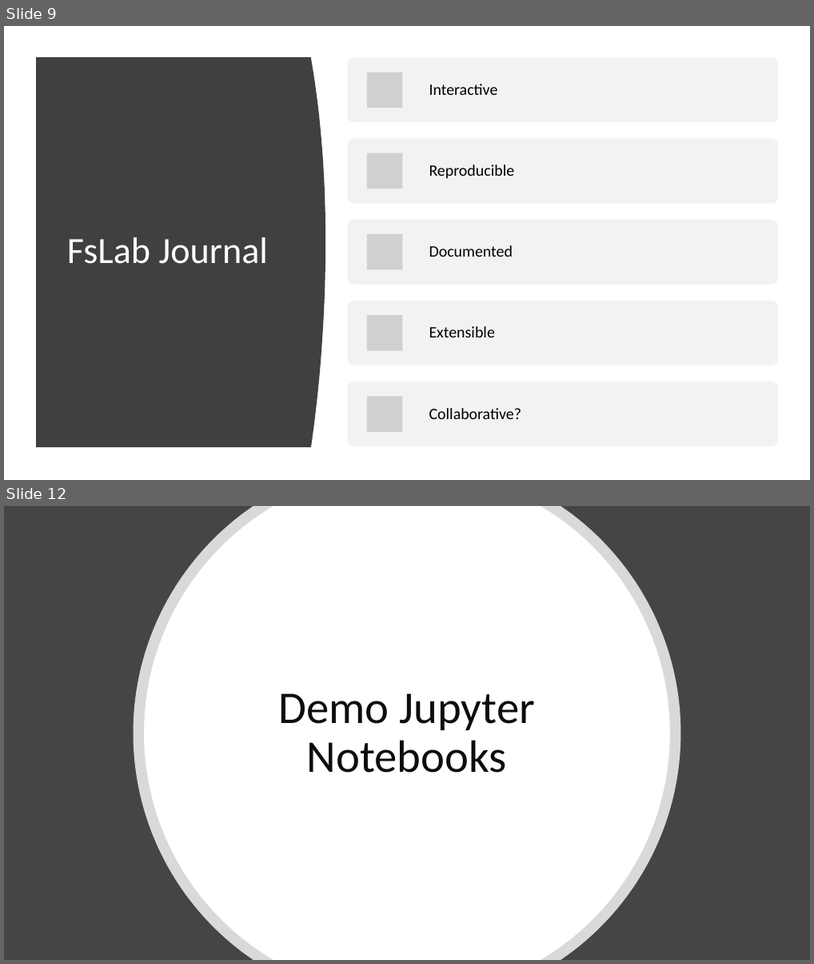
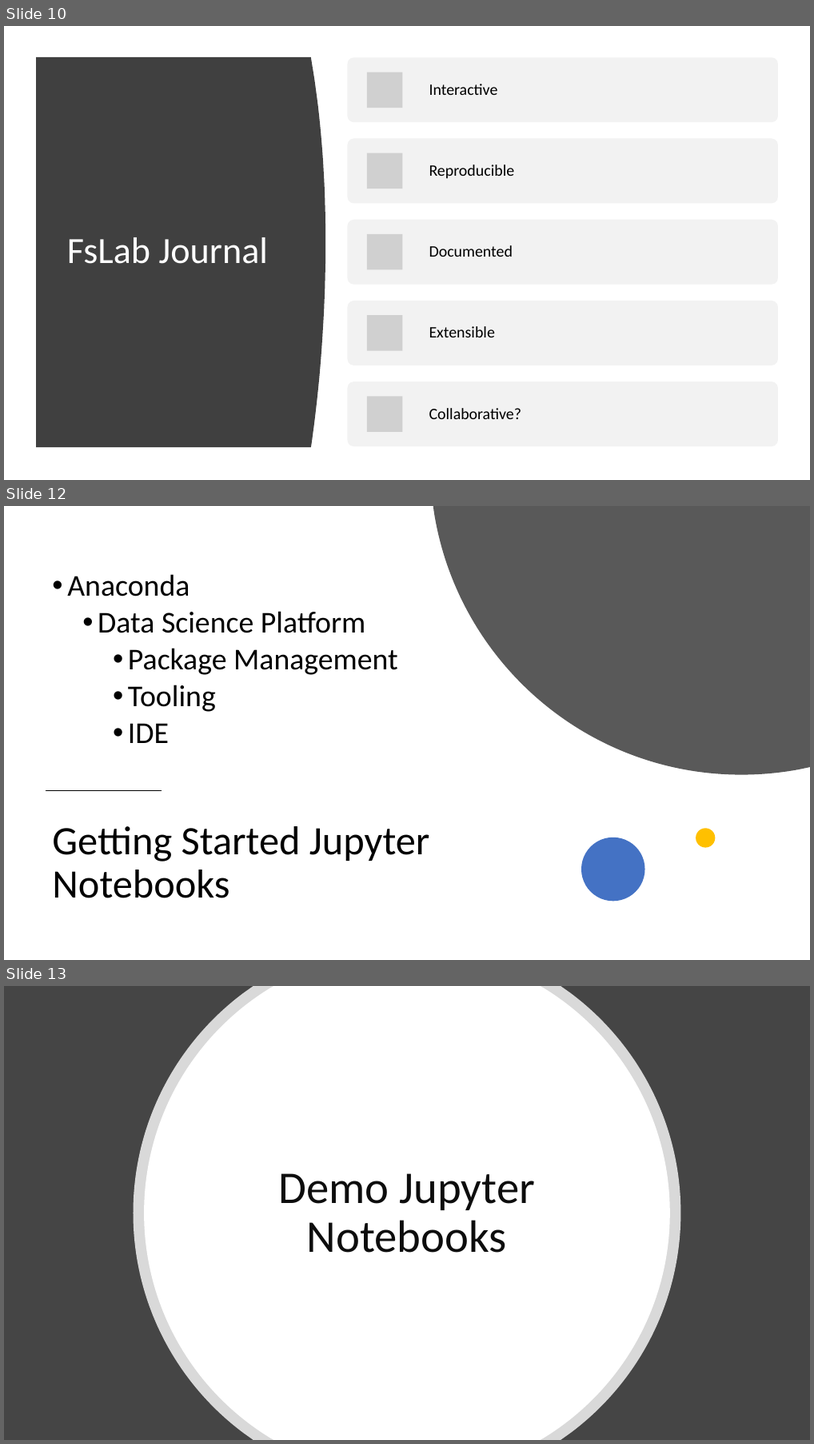
Before and after one commit to lqdev/Presentations, a slide deck: SouthernFriedFSharp2019/slides/GettingStartedFsJupyterNotebooks.pptx. Shown one above the other, each under a label of ours: slides 9 and 12 before the commit, slides 10, 12 and 13 after it; the slides between them are not shown. The pictures are 814x964 and 814x1444 pixels, drawn with LibreOffice and Linux fonts; fonts in the diff are those of the drawing; grey boxes stand for pictures. Boxes give left, top, right and bottom in pixels: in the first picture for what was removed or moved away, otherwise in the second. Text is boxed around its words. In the diff, an @@ line names an element or a change of style, - is before the commit and + after.

```diff
--- a/SouthernFriedFSharp2019/slides/GettingStartedFsJupyterNotebooks.pptx
+++ b/SouthernFriedFSharp2019/slides/GettingStartedFsJupyterNotebooks.pptx
@@ slide 12 added at (4,506,810,960), background #FFFFFF @@
@@ freeform shape added at (434,506,810,775), fill #595959 @@
@@ text added at (67,574,398,743), 36 pt, text #000000 @@
+• Anaconda
+  • Data Science Platform
+    • Package Management
+    • Tooling
+    • IDE
@@ line added from (46, 790) to (162, 790), #000000 1.5 pt @@
@@ title added at (52,826,430,898), 48 pt, text #000000 @@
+Getting Started Jupyter Notebooks
@@ ellipse added at (582,837,646,900), fill #4472C4 @@
@@ ellipse added at (696,828,715,847), fill #FFC000 @@
@@ what was slide 9 is now slide 10 @@
@@ what was slide 12 is now slide 13 @@
```
Also in this commit, not shown: 6 slides changed, 2 other slides added, 27 other files.
